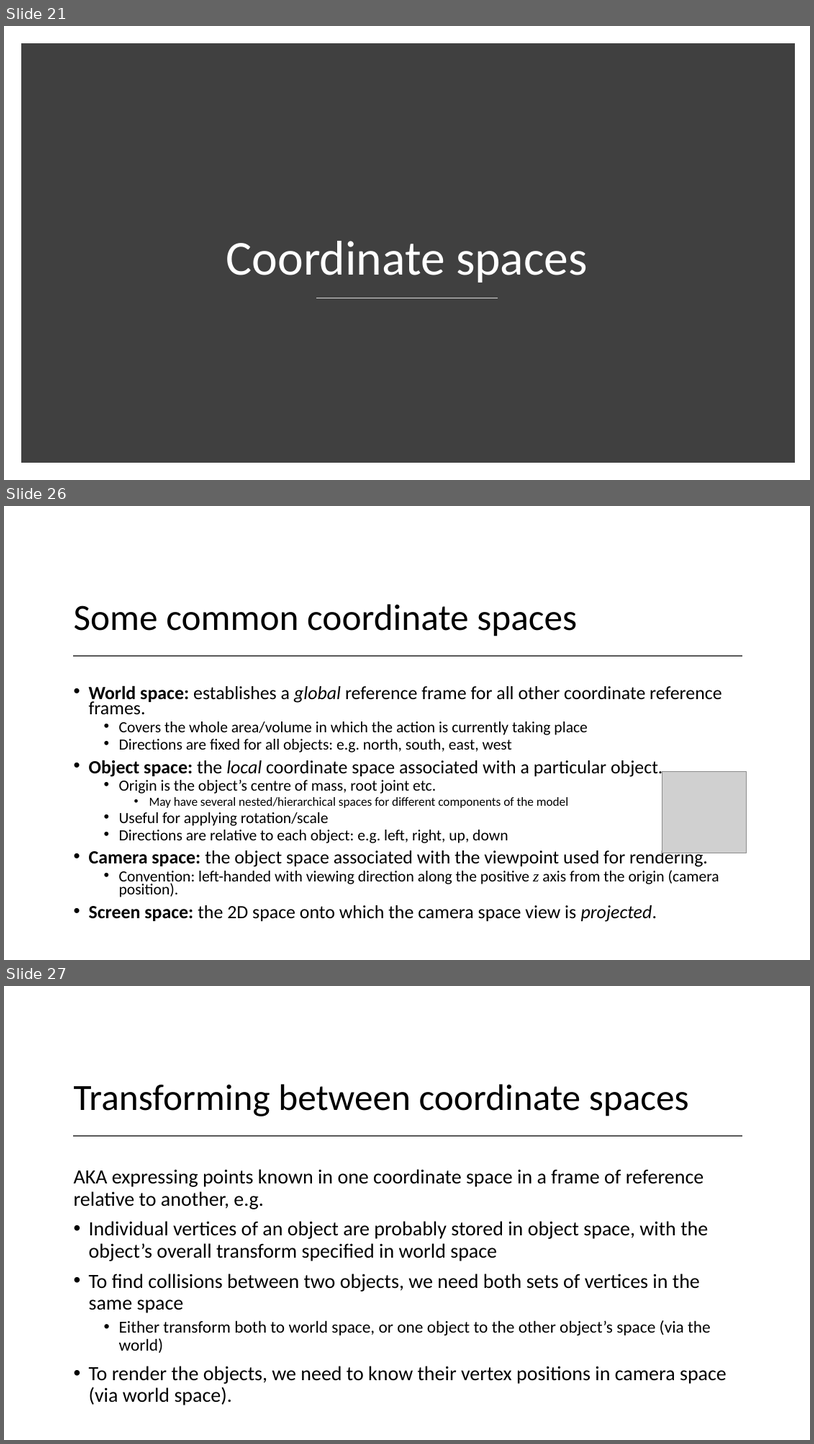
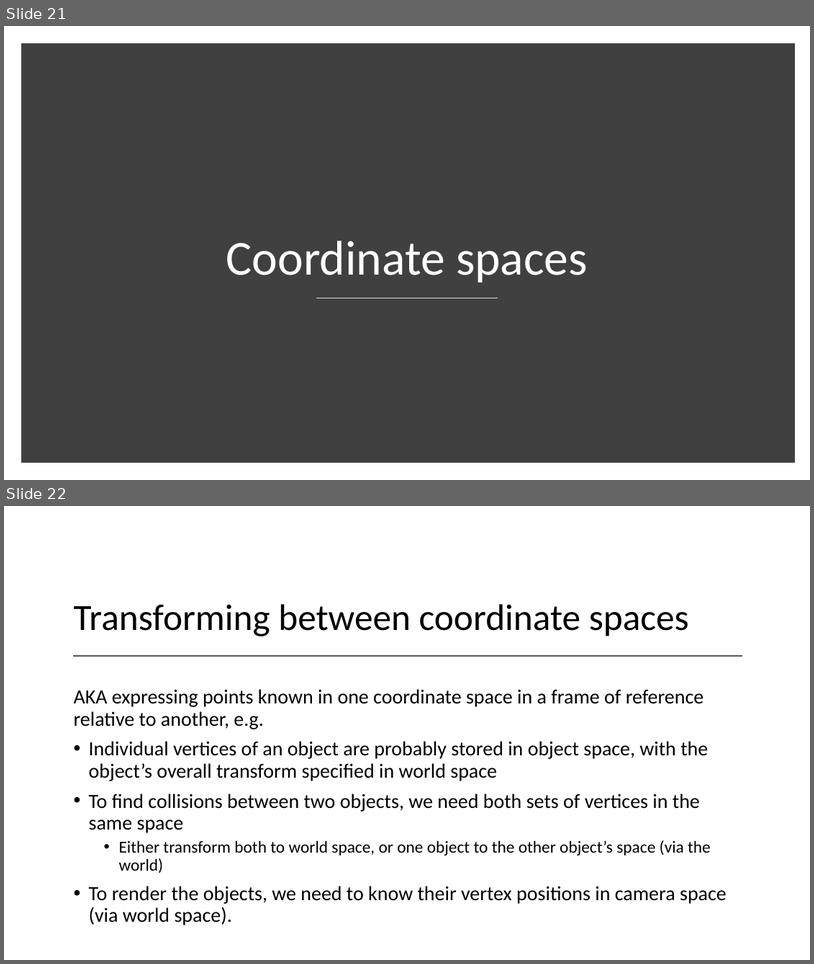
Before and after one commit to Falmouth-Games-Academy/bsc-course-materials, a slide deck: COMP270/08/2020-21-COMP270-08-lecture-materials.pptx. Shown one above the other, each under a label of ours: slides 21, 26 and 27 before the commit, slides 21 and 22 after it; the slides between them are not shown. The pictures are 814x1444 and 814x964 pixels, drawn with LibreOffice and Linux fonts; fonts in the diff are those of the drawing; grey boxes stand for pictures. Boxes give left, top, right and bottom in pixels: in the first picture for what was removed or moved away, otherwise in the second. Text is boxed around its words. In the diff, an @@ line names an element or a change of style, - is before the commit and + after.

```diff
--- a/COMP270/08/2020-21-COMP270-08-lecture-materials.pptx
+++ b/COMP270/08/2020-21-COMP270-08-lecture-materials.pptx
@@ slide 26 removed at box(4, 506, 810, 960), background #FFFFFF @@
@@ title removed at box(74, 604, 577, 636) @@
-Some common coordinate spaces
@@ line removed from (74, 656) to (743, 656) @@
@@ text removed at box(89, 685, 722, 921) @@
-• World space: establishes a global reference frame for all other coordinate reference frames.
-  • Covers the whole area/volume in which the action is currently taking place
-  • Directions are fixed for all objects: e.g. north, south, east, west
-• Object space: the local coordinate space associated with a particular object.
-  • Origin is the object’s centre of mass, root joint etc.
-    • May have several nested/hierarchical spaces for different components of the model
-  • Useful for applying rotation/scale
-  • Directions are relative to each object: e.g. left, right, up, down
-• Camera space: the object space associated with the viewpoint used for rendering.
-  • Convention: left-handed with viewing direction along the positive z axis from the origin (camera position).
-• Screen space: the 2D space onto which the camera space view is projected.
@@ picture removed at box(663, 771, 747, 852) @@
@@ what was slide 27 is now slide 22 @@
```
Also in this commit, not shown: 4 other slides removed, 27 other files.
